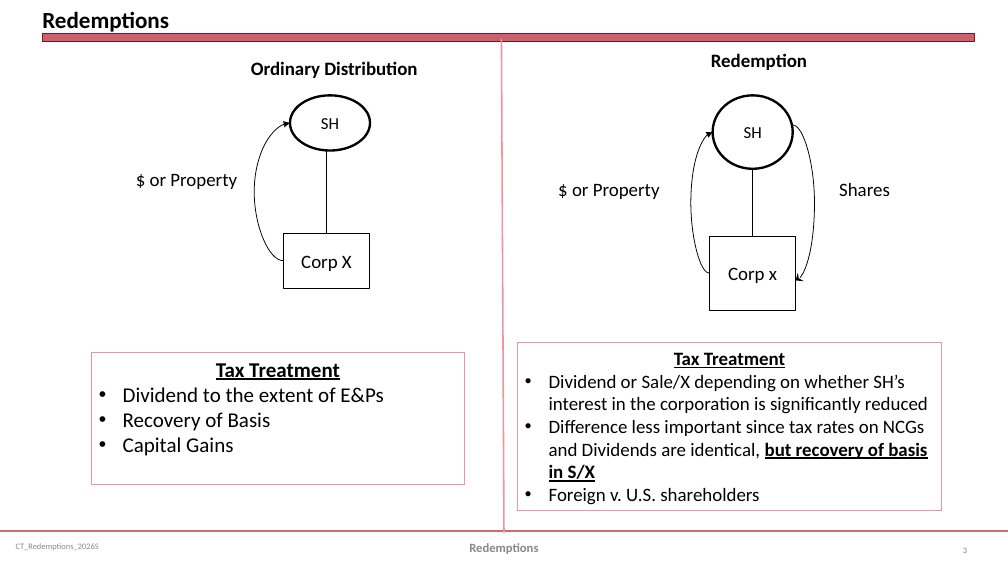
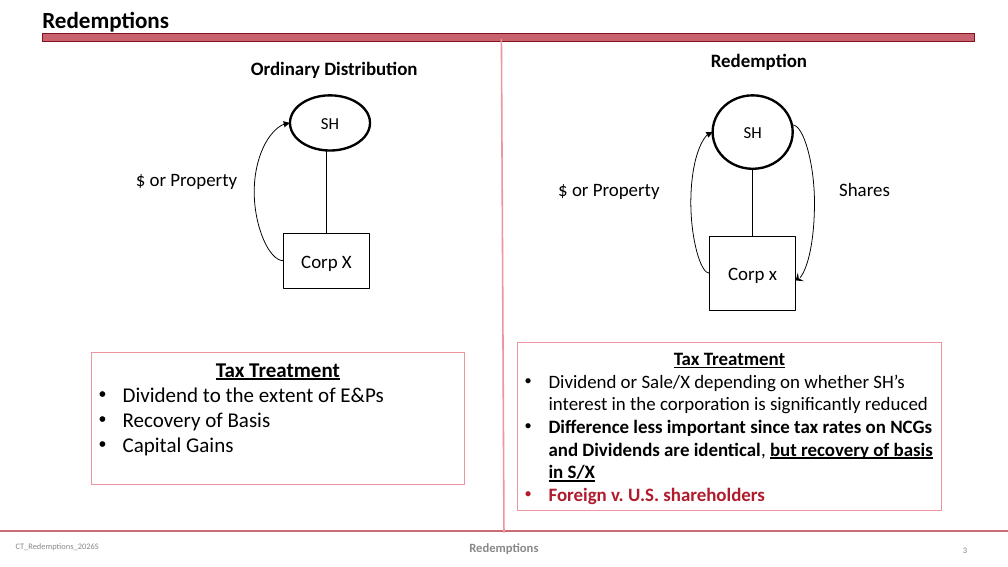
Before and after one commit to jmc877/Corporate-Tax, a slide deck: slide 3 of slides/CT_Redemptions_2026S.pptx. Drawn at 1008x567 pixels with LibreOffice and Linux fonts; fonts in the diff are those of the drawing. Boxes give left, top, right and bottom in pixels: in the first picture for what was removed or moved away, otherwise in the second. Text is boxed around its words. In the diff, an @@ line names an element or a change of style, - is before the commit and + after.

```diff
--- a/slides/CT_Redemptions_2026S.pptx
+++ b/slides/CT_Redemptions_2026S.pptx
@@ text in rectangle at (549, 419, 933, 504): bold on in "Difference less important since tax rates on ...", "Foreign v. U.S. shareholders"; text colour #000000 to #B01C2E in "Foreign v. U.S. shareholders" @@
```
Also in this commit, not shown: 3 other slides changed, 1 slide added, 8 slides removed, 16 other files.
